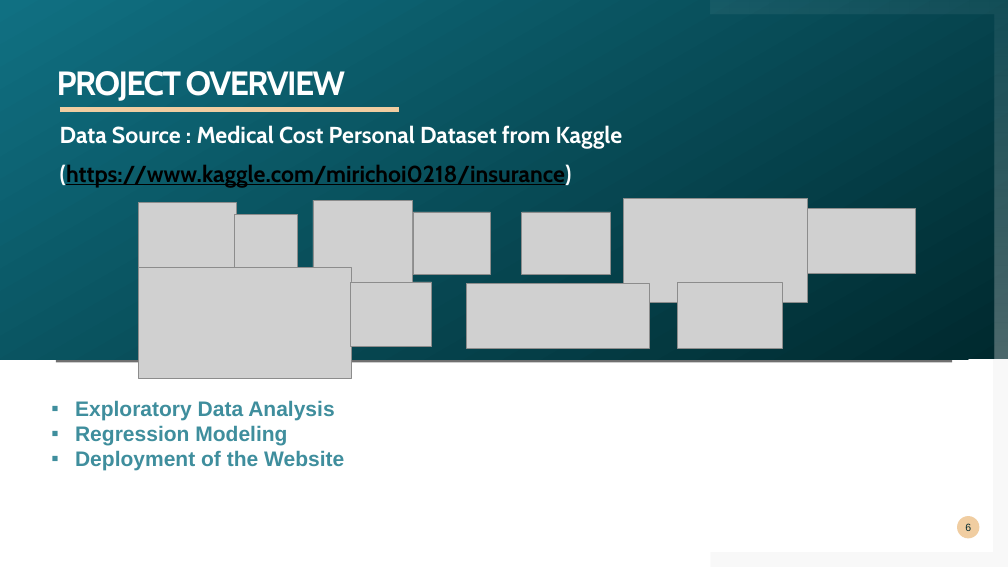
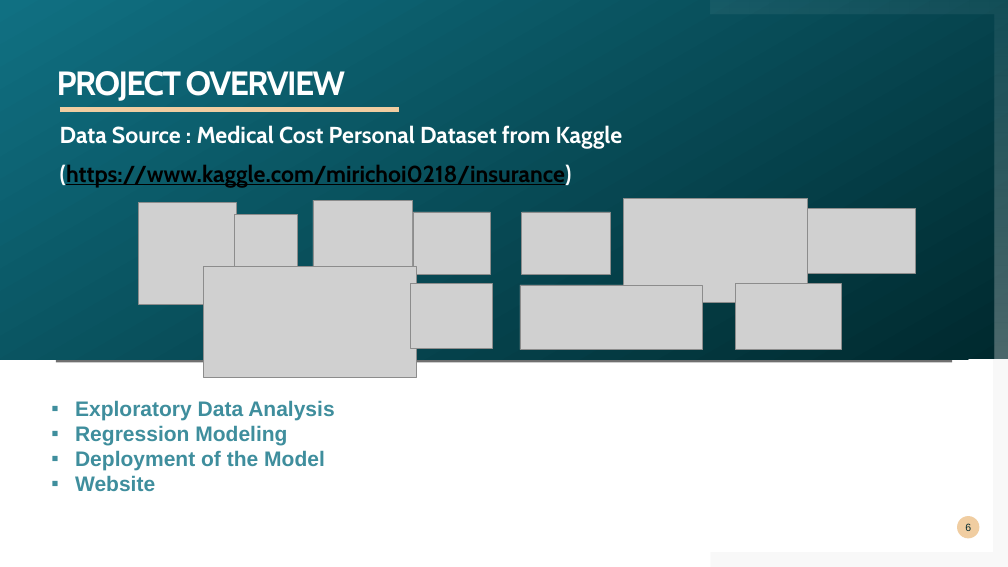
Before and after one commit to khutula/Medical-Insurance-Costs, a slide deck: slide 6 of documents/Medical Insurance Cost.pptx. Drawn at 1008x567 pixels with LibreOffice and Linux fonts; fonts in the diff are those of the drawing; grey boxes stand for pictures. Boxes give left, top, right and bottom in pixels: in the first picture for what was removed or moved away, otherwise in the second. Text is boxed around its words. In the diff, an @@ line names an element or a change of style, - is before the commit and + after.

```diff
--- a/documents/Medical Insurance Cost.pptx
+++ b/documents/Medical Insurance Cost.pptx
@@ picture moved from (x1=138, y1=267, x2=351, y2=378) to (x1=203, y1=266, x2=416, y2=377) @@
@@ picture moved from (x1=350, y1=282, x2=432, y2=347) to (x1=411, y1=284, x2=492, y2=349) @@
@@ picture moved from (x1=467, y1=284, x2=649, y2=349) to (x1=520, y1=285, x2=702, y2=350) @@
@@ picture moved from (x1=678, y1=282, x2=783, y2=349) to (x1=736, y1=284, x2=841, y2=350) @@
@@ text at (x1=75, y1=450, x2=325, y2=491): text changed @@
-▪ Deployment of the Website
+▪ Deployment of the Model
+▪ Website
```
Also in this commit, not shown: 7 other slides changed, 2 slides added, 2 slides removed.
